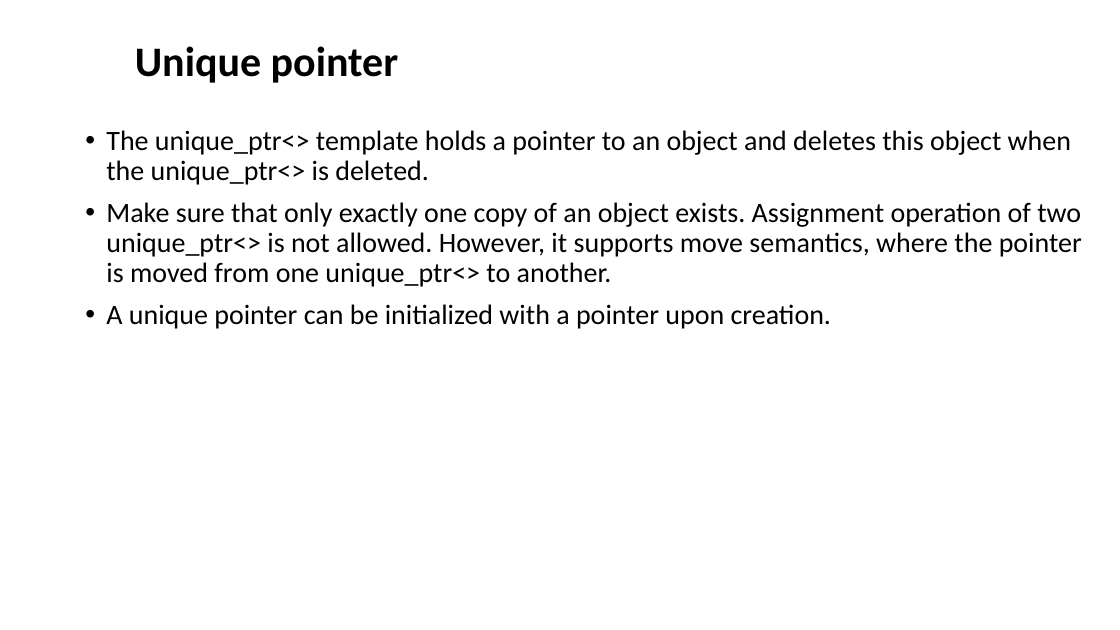
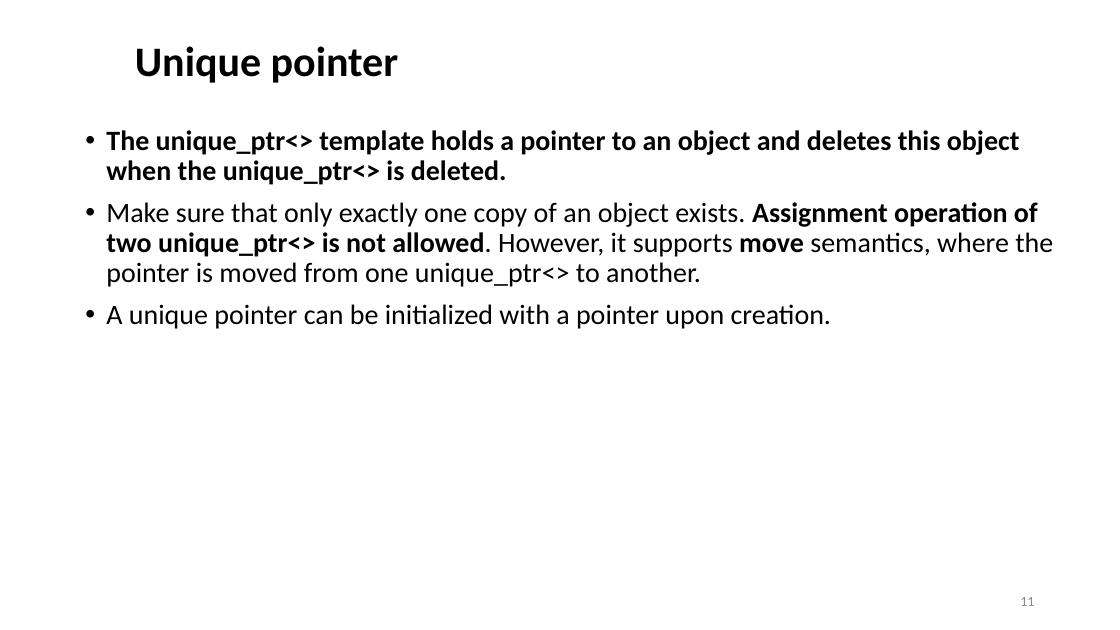
Before and after one commit to ShiqiYu/CPP, a slide deck: slide 11 of week11/Lab11.pptx. Drawn at 1120x630 pixels with LibreOffice and Linux fonts; fonts in the diff are those of the drawing; background and template pictures are left out. Boxes give left, top, right and bottom in pixels: in the first picture for what was removed or moved away, otherwise in the second. Text is boxed around its words. In the diff, an @@ line names an element or a change of style, - is before the commit and + after.

```diff
--- a/week11/Lab11.pptx
+++ b/week11/Lab11.pptx
@@ text at (x1=106, y1=130, x2=1053, y2=287): bold on in "The unique_ptr<> template holds a pointer to ...", "Assignment operation of two unique_ptr<> is not ..." @@
@@ page number added at (x1=1020, y1=597, x2=1034, y2=606), 12 pt, text #8C8C8C @@
+11
```
Also in this commit, not shown: 17 other slides changed, 6 slides added, 3 other files.
